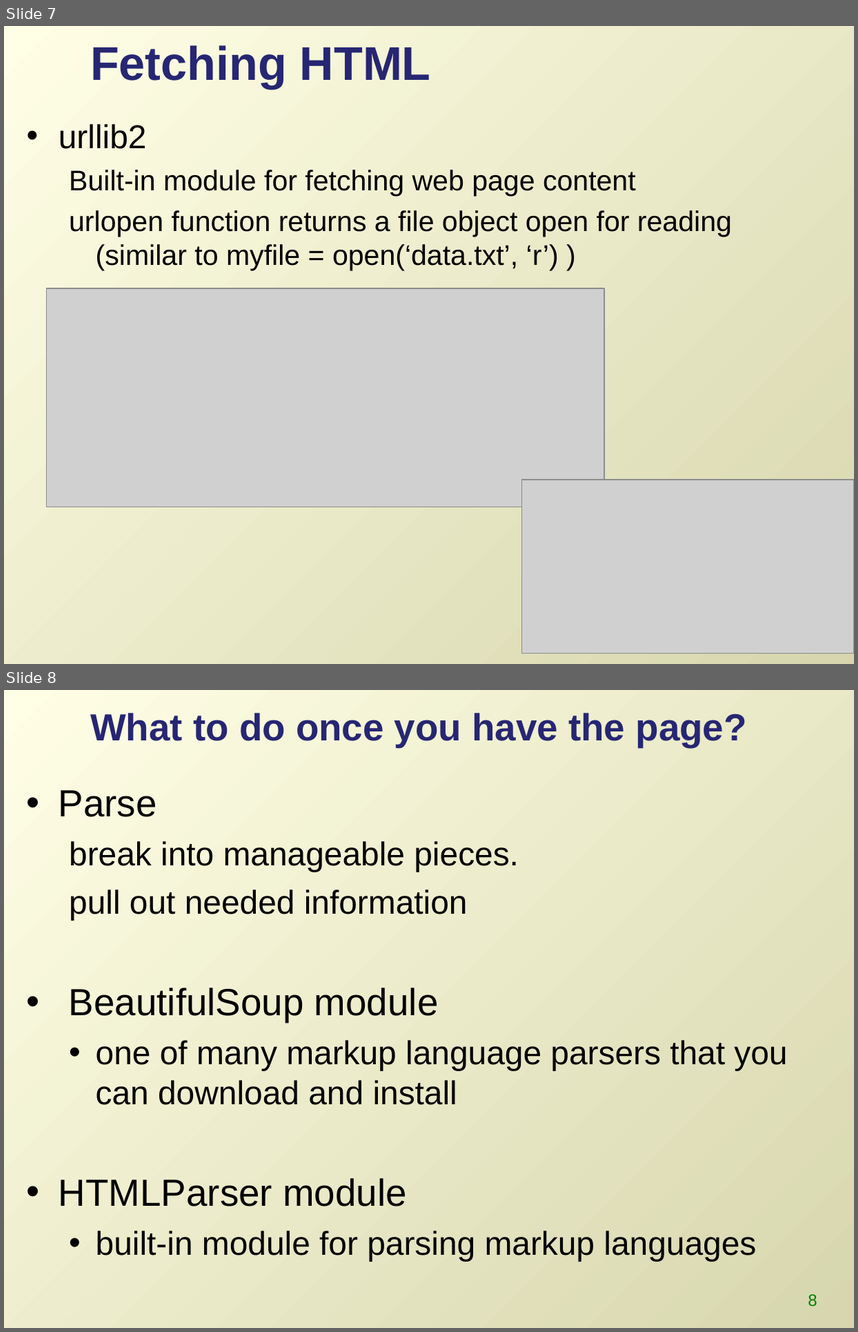
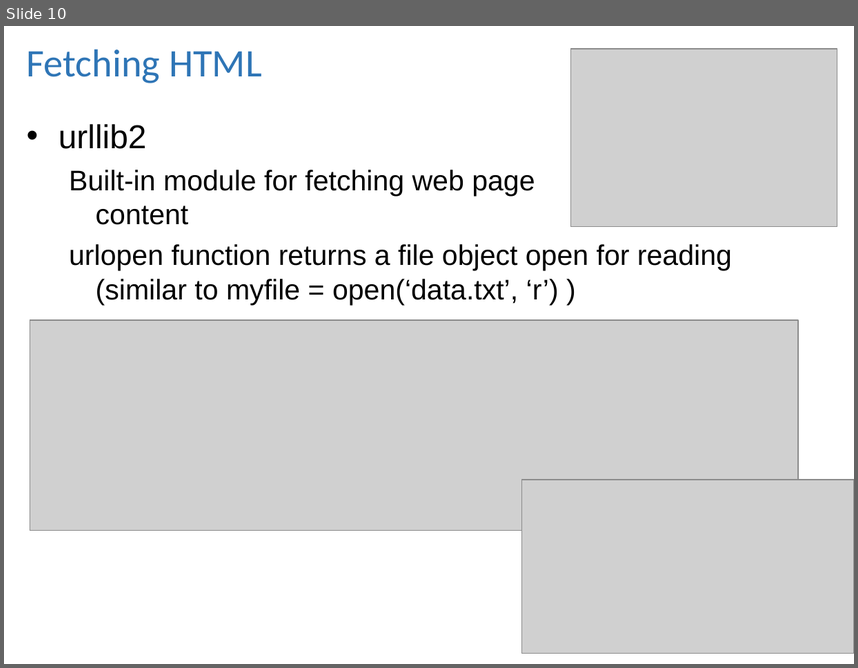
Before and after one commit to lgtateos/gis540, a slide deck: slides/parseMarkup.ppt. Shown one above the other, each under a label of ours: slides 7 and 8 before the commit, slide 10 after it. The pictures are 858x1332 and 858x668 pixels, drawn with LibreOffice and Linux fonts; fonts in the diff are those of the drawing; grey boxes stand for pictures. Boxes give left, top, right and bottom in pixels: in the first picture for what was removed or moved away, otherwise in the second. Text is boxed around its words. In the diff, an @@ line names an element or a change of style, - is before the commit and + after.

```diff
--- a/slides/parseMarkup.ppt
+++ b/slides/parseMarkup.ppt
@@ slide 8 removed at (4, 690, 854, 1328), background gradient #FFFFE6 to #D7D6AE @@
@@ title removed at (90, 713, 747, 747) @@
-What to do once you have the page?
@@ text removed at (59, 790, 787, 1261) @@
-• Parse
-  break into manageable pieces.
-  pull out needed information
-• BeautifulSoup module
-  • one of many markup language parsers that you can download and install
-• HTMLParser module
-  • built-in module for parsing markup languages
@@ page number removed at (808, 1294, 817, 1306) @@
-8
@@ what was slide 7 is now slide 10 @@
@@ slide 10 changed as well @@
@@ background gradient #FFFFE6 to #D7D6AE to #FFFFFF @@
@@ title "Fetching HTML": place and size @@
-title "Fetching HTML" at (90, 45, 431, 89)
+title "Fetching HTML" at (27, 49, 262, 83)
@@ title "Fetching HTML" at (27, 49, 262, 83): size 40 to 33 pt, font Arial to Calibri, text colour #262673 to #2E75B6, bold off @@
@@ picture added at (571, 49, 838, 227) @@
@@ text "urllib2" rewrapped from (59, 124, 732, 271) to (59, 124, 732, 305) @@
@@ picture: place and size @@
-picture at (47, 288, 604, 506)
+picture at (30, 320, 798, 530)
```
Also in this commit, not shown: 15 other slides changed, 3 slides added, 2 other slides removed.
